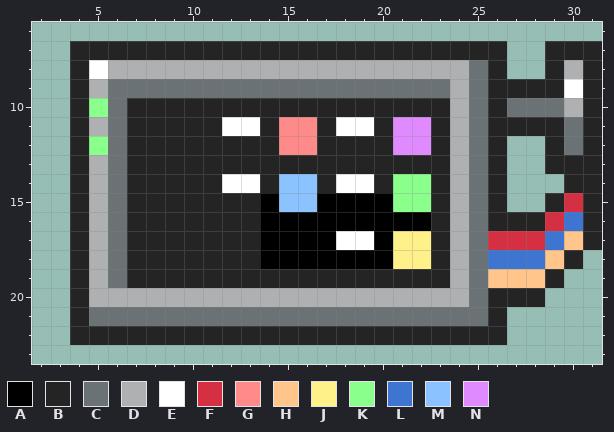
Edited in one commit: pixel-art sprite (Assets/Hangar/Upgrades/ResourceMonitor.png). Above, as it was before the edit.
The file is 32x32 pixels. Shown: x 2..31, y 6..23.
Palette (. is transparent): A #000000  B #252424  C #6b7276  D #aeb0b2  E #ffffff  F #d43041  G #ff8a8a  H #ffc58a  J #fff18a  K #8aff8c  L #3d75d0  M #8ac3ff  N #e08aff
Pixels before, first column x 4:
 7 BBBBBBBBBBBBBBBBBBBBBBB..BBB
 8 BEDDDDDDDDDDDDDDDDDDDCB..BDB
 9 BDCCCCCCCCCCCCCCCCCCDCBBBBEB
10 BKCBBBBBBBBBBBBBBBBBDCBCCCDB
11 BDCBBBBBEEBGGBEEBNNBDCBBBBCB
12 BKCBBBBBBBBGGBBBBNNBDCB..BCB
13 BDCBBBBBBBBBBBBBBBBBDCB..BBB
14 BDCBBBBBEEBMMBEEBKKBDCB...BB
15 BDCBBBBBBBAMMAAAAKKBDCB..BFB
16 BDCBBBBBBBAAAAAAAAABDCBBBFLB
17 BDCBBBBBBBAAAAEEAJJBDCFFFLHB
18 BDCBBBBBBBAAAAAAAJJBDCLLLHB.
19 BDCBBBBBBBBBBBBBBBBBDCHHHB..
20 BDDDDDDDDDDDDDDDDDDDDCBBB...
21 BCCCCCCCCCCCCCCCCCCCCCB.....
22 BBBBBBBBBBBBBBBBBBBBBBB.....
New version:
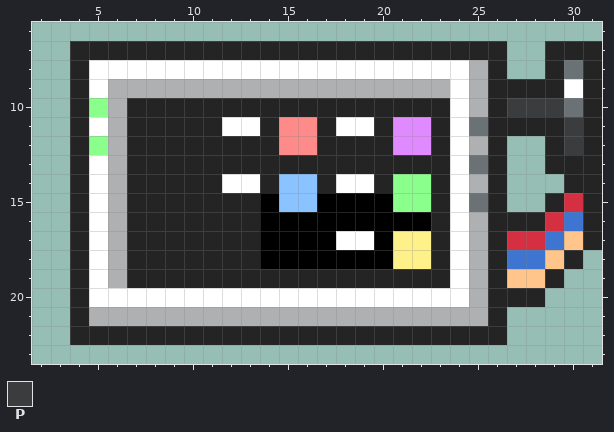
Colours new in this view: P #3a3c3e
Diff:
y 8: x 6..25 DDDDDDDDDDDDDDDDDDDC -> EEEEEEEEEEEEEEEEEEED; x 30 D -> C
y 9: x 5..25 DCCCCCCCCCCCCCCCCCCDC -> EDDDDDDDDDDDDDDDDDDED
y 10: x 6 C -> D; x 24..25 DC -> ED; x 27..30 CCCD -> PPPC
y 11: x 5..6 DC -> ED; x 24 D -> E; x 30 C -> P
y 12: x 6 C -> D; x 24..25 DC -> ED; x 30 C -> P
y 13: x 5..6 DC -> ED; x 24 D -> E
y 14: x 5..6 DC -> ED; x 24..25 DC -> ED
y 15: x 5..6 DC -> ED; x 24 D -> E
y 16: x 5..6 DC -> ED; x 24..25 DC -> ED
y 17: x 5..6 DC -> ED; x 24..26 DCF -> EDB
y 18: x 5..6 DC -> ED; x 24..26 DCL -> EDB
y 19: x 5..6 DC -> ED; x 24..26 DCH -> EDB
y 20: x 5..25 DDDDDDDDDDDDDDDDDDDDC -> EEEEEEEEEEEEEEEEEEEED
y 21: x 5..25 CCCCCCCCCCCCCCCCCCCCC -> DDDDDDDDDDDDDDDDDDDDD
